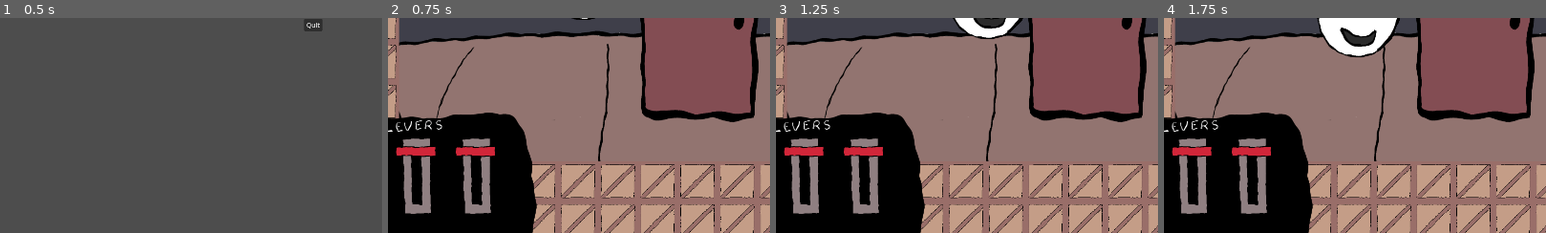
Above: before the commit, frames 1-4 (left to right).
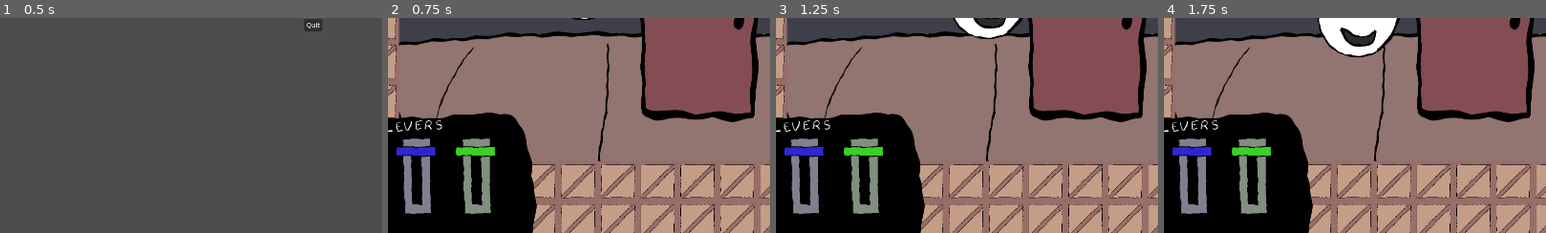
Above: after the commit, the same moments.

Repository: razzius/Masks2026
Game: Godot game, scene res://scenes/title_screen.tscn
Two runs of this game, one before a commit and one after it. Both use one fixed random seed, a clock stepped at 60 frames per second and the inputs below.
Inputs:
- Up to frame 1 (0.5 s): no input
- Up to frame 2 (0.75 s): click "Start" at 0.5 s
- Up to frame 3 (1.25 s): no input
- Up to frame 4 (1.75 s): tap Enter (ui_accept) at 1.25, 1.52 s; hold Right (Right) from 1.28 s (still down)
The pictures show only the part of the screen within x 9-59%, y 50-100%; the shares and areas given below are measured in that part.

Frame 1 is identical in both runs. In frame 2, 0.8% of the frame differs, in the area x 2-28%, y 60-65%; in frame 3, 0.8%; in frame 4, 0.8%.

Commit message:
Added colored levers

Diff:
--- a/scenes/UI.tscn
+++ b/scenes/UI.tscn
@@ -2,6 +2,8 @@
 
 [ext_resource type="PackedScene" uid="uid://fjwmfp7itbfr" path="res://Assets/Lever.tscn" id="1_dj8aq"]
 [ext_resource type="Texture2D" uid="uid://8n3xev17g3yo" path="res://art/leveloverlay.png" id="1_ro3t7"]
+[ext_resource type="Texture2D" uid="uid://b7486sddcg4r6" path="res://art/bluelever_0000.png" id="3_5en4g"]
+[ext_resource type="Texture2D" uid="uid://bw7ovah10hcsr" path="res://art/greenlever_0000.png" id="4_ua6yw"]
 
 [node name="UI" type="Control" unique_id=1760316433]
 layout_mode = 3
@@ -22,6 +24,8 @@
 
 [node name="Lever2" parent="." unique_id=2042641525 instance=ExtResource("1_dj8aq")]
 position = Vector2(247, 937)
+texture = ExtResource("3_5en4g")
 
 [node name="Lever3" parent="." unique_id=888916594 instance=ExtResource("1_dj8aq")]
 position = Vector2(388, 933)
+texture = ExtResource("4_ua6yw")
